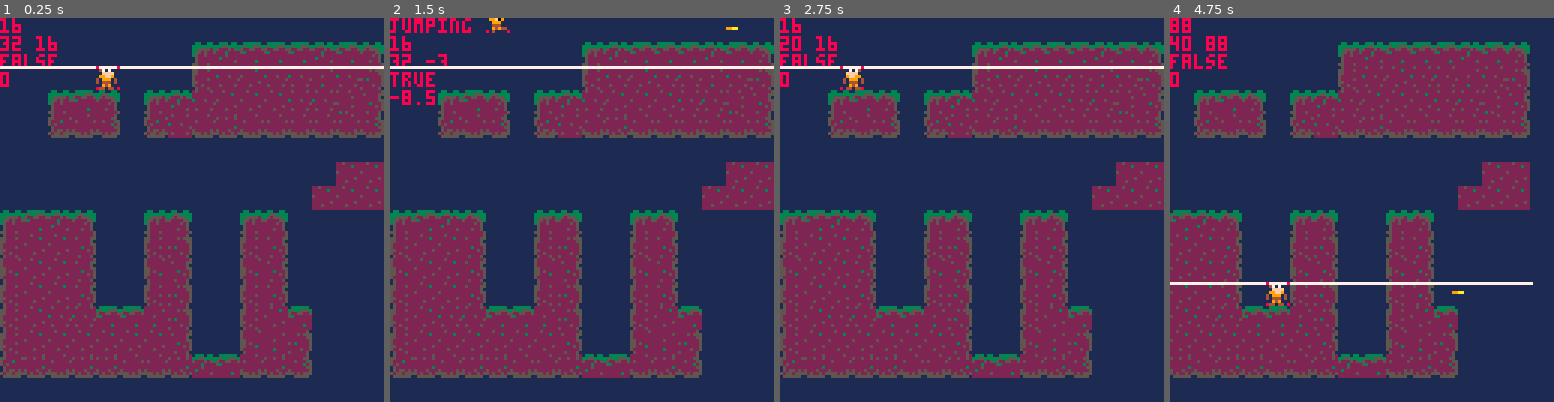
Above: before the commit, frames 1-4 (left to right).
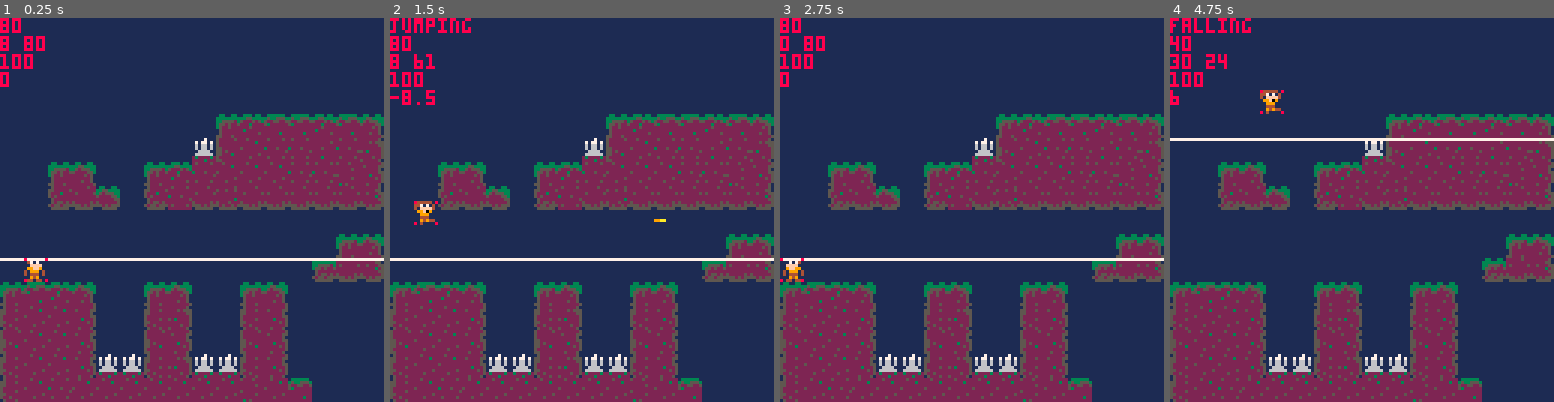
Above: after the commit, the same moments.

Repository: RicoP/picowiese
Game: PICO-8 cartridge mmm.p8
The game is run twice, just before and just after one commit, with the same random seed, the same clock (stepped at 60 frames per second) and the same inputs.
Inputs:
- Up to frame 1 (0.25 s): no input
- Up to frame 2 (1.5 s): tap O (Z key) at 0.33, 0.7, 1.43 s; tap X (X key) at 1.07 s
- Up to frame 3 (2.75 s): hold Left 1.97-2.37 s; tap X (X key) at 2.07, 2.4, 2.73 s; tap O (Z key) at 2.22 s; hold Down from 2.42 s (still down)
- Up to frame 4 (4.75 s): release Down at 2.82 s; hold Right 2.87-3.53 s; tap X (X key) every 0.33 s from 3.07 to 4.73 s; tap O (Z key) at 3.1, 3.98 s; hold Up 3.58-4.08 s; hold Right 4.13-4.53 s; hold Down from 4.58 s (still down)

The runs differ from the first frame. In frame 1, 51% of the frame differs, in the area x 0-100%, y 0-100%; in frame 2, 51%; in frame 3, 51%; in frame 4, 53%.

Commit message:
new tiles

Diff:
--- a/mmm.p8
+++ b/mmm.p8
@@ -10,6 +10,7 @@
 
 --player
 p = {x = 10, y = 10}
+p.health = 100
 p.state = p_state_stand
 p.slide_frames = 0
 p.direction = 1
@@ -18,6 +19,7 @@
 
 --flags
 flag_ground=0
+flag_instadeath=1
 
 --melons == bullets
 melons = {}
@@ -82,13 +84,12 @@
 
  --melon logic
  for i,melon in pairs(melons) do
-  --print(i)
   melon.x += melon.direction * melon_speed
  end
 
  print(p.groundlevel)
  print(p.x .. " " .. p.y)
- print(p.y < p.groundlevel)
+ print(p.health)
  print(p.jumpvel)
 end
 
@@ -187,12 +188,19 @@
  if x1 < 0 then return end
 
  local tl = mget(x1/8,p.y/8)
- if tl != 0 then return end
+ if fget(tl, flag_ground) then return end
 
  local tr = mget((x1+7)/8,p.y/8)
- if tr != 0 then return end
+ if fget(tr, flag_ground) then return end
 
  p.x = x1
+end
+
+function check_hero_touch(x,y)
+ local t = mget(x/8,y/8)
+ if fget(t, flag_instadeath) then
+  p.health = 0
+ end
 end
 
 function hero_movement()
@@ -213,8 +221,14 @@
  apply_hero_falling()
  apply_hero_jumping()
  apply_hero_movement()
+
  if oldx == p.x then
   p.state = p_state_stand
+ end
+
+ if p.state != p_state_jump then
+  check_hero_touch(p.x,p.y+8)
+  check_hero_touch(p.x+8,p.y+8)
  end
 end
 
@@ -286,24 +300,27 @@
 
 
 __gff__
-0000000000010101010000000000000000000000000101010100000000000000000000000001010101000000000000000000000000010101010000000000000000000000000000000000000000000000000000000000000000000000000000000000000000000000000000000000000000000000000000000000000000000000
+0000000000010101010101010100000000000000000101010100000000000000000300000001010101000000000000000000000000010101010000000000000000000000000000000000000000000000000000000000000000000000000000000000000000000000000000000000000000000000000000000000000000000000
 0000000000000000000000000000000000000000000000000000000000000000000000000000000000000000000000000000000000000000000000000000000000000000000000000000000000000000000000000000000000000000000000000000000000000000000000000000000000000000000000000000000000000000
 __map__
 0000000000000000000000000000000000000000000000000000000000000000000000000000000000000000000000000000000000000000000000000000000000000000000000000000000000000000000000000000000000000000000000000000000000000000000000000000000000000000000000000000000000000000
-0000000000000000050607070706070800000000000000000000000000000000000000000000000000000000000000000000000000000000000000000000000000000000000000000000000000000000000000000000000000000000000000000000000000000000000000000000000000000000000000000000000000000000
-0000000001000000252616262627262800000000000000000000000000000000000000000000000000000000000000000000000000000000000000000000000000000000000000000000000000000000000000000000000000000000000000000000000000000000000000000000000000000000000000000000000000000000
-0000050708000506261616162626171800000000000000000000000000000000000000000000000000000000000000000000000000000000000000000000000000000000000000000000000000000000000000000000000000000000000000000000000000000000000000000000000000000000000000000000000000000000
-0000353738003526373637373737373800000000000000000000000000000000000000000000000000000000000000000000000000000000000000000000000000000000000000000000000000000000000000000000000000000000000000000000000000000000000000000000000000000000000000000000000000000000
-0000000000000000000000000000000000000000000000000000000000000000000000000000000000000000000000000000000000000000000000000000000000000000000000000000000000000000000000000000000000000000000000000000000000000000000000000000000000000000000000000000000000000000
-0000000000000000000000000000161600000000000000000000000000000000000000000000000000000000000000000000000000000000000000000000000000000000000000000000000000000000000000000000000000000000000000000000000000000000000000000000000000000000000000000000000000000000
-0000000000000000000000000016161600000000000000000000000000000000000000000000000000000000000000000000000000000000000000000000000000000000000000000000000000000000000000000000000000000000000000000000000000000000000000000000000000000000000000000000000000000000
+0000000000000000000000000000000000000000000000000000000000000000000000000000000000000000000000000000000000000000000000000000000000000000000000000000000000000000000000000000000000000000000000000000000000000000000000000000000000000000000000000000000000000000
+0000000000000000000000000000000000000000000000000000000000000000000000000000000000000000000000000000000000000000000000000000000000000000000000000000000000000000000000000000000000000000000000000000000000000000000000000000000000000000000000000000000000000000
+0000000000000000000000000000000000000000000000000000000000000000000000000000000000000000000000000000000000000000000000000000000000000000000000000000000000000000000000000000000000000000000000000000000000000000000000000000000000000000000000000000000000000000
+0000000000000000000506070706070800000000000000000000000000000000000000000000000000000000000000000000000000000000000000000000000000000000000000000000000000000000000000000000000000000000000000000000000000000000000000000000000000000000000000000000000000000000
+0000000000000000211516262627262800000000000000000000000000000000000000000000000000000000000000000000000000000000000000000000000000000000000000000000000000000000000000000000000000000000000000000000000000000000000000000000000000000000000000000000000000000000
+0000050800000506261616162626171800000000000000000000000000000000000000000000000000000000000000000000000000000000000000000000000000000000000000000000000000000000000000000000000000000000000000000000000000000000000000000000000000000000000000000000000000000000
+000035370c003526373637373737373800000000000000000000000000000000000000000000000000000000000000000000000000000000000000000000000000000000000000000000000000000000000000000000000000000000000000000000000000000000000000000000000000000000000000000000000000000000
+0000000000000000000000000000000000000000000000000000000000000000000000000000000000000000000000000000000000000000000000000000000000000000000000000000000000000000000000000000000000000000000000000000000000000000000000000000000000000000000000000000000000000000
+0000000000000000000000000000050800000000000000000000000000000000000000000000000000000000000000000000000000000000000000000000000000000000000000000000000000000000000000000000000000000000000000000000000000000000000000000000000000000000000000000000000000000000
+0001000000000000000000000009373800000000000000000000000000000000000000000000000000000000000000000000000000000000000000000000000000000000000000000000000000000000000000000000000000000000000000000000000000000000000000000000000000000000000000000000000000000000
 0507060800000508000005080000000000000000000000000000000000000000000000000000000000000000000000000000000000000000000000000000000000000000000000000000000000000000000000000000000000000000000000000000000000000000000000000000000000000000000000000000000000000000
 2516161800002528000025180000000000000000000000000000000000000000000000000000000000000000000000000000000000000000000000000000000000000000000000000000000000000000000000000000000000000000000000000000000000000000000000000000000000000000000000000000000000000000
 1516161800001518000015180000000000000000000000000000000000000000000000000000000000000000000000000000000000000000000000000000000000000000000000000000000000000000000000000000000000000000000000000000000000000000000000000000000000000000000000000000000000000000
-2516161800002528000025180000000000000000000000000000000000000000000000000000000000000000000000000000000000000000000000000000000000000000000000000000000000000000000000000000000000000000000000000000000000000000000000000000000000000000000000000000000000000000
-2516262607072728000025160700000000000000000000000000000000000000000000000000000000000000000000000000000000000000000000000000000000000000000000000000000000000000000000000000000000000000000000000000000000000000000000000000000000000000000000000000000000000000
-2516161616161618000015272800000000000000000000000000000000000000000000000000000000000000000000000000000000000000000000000000000000000000000000000000000000000000000000000000000000000000000000000000000000000000000000000000000000000000000000000000000000000000
-3536373636373736060737363800000000000000000000000000000000000000000000000000000000000000000000000000000000000000000000000000000000000000000000000000000000000000000000000000000000000000000000000000000000000000000000000000000000000000000000000000000000000000
-
-
-
+2516161821212528212125180000000000000000000000000000000000000000000000000000000000000000000000000000000000000000000000000000000000000000000000000000000000000000000000000000000000000000000000000000000000000000000000000000000000000000000000000000000000000000
+2516261616161616161617160700000000000000000000000000000000000000000000000000000000000000000000000000000000000000000000000000000000000000000000000000000000000000000000000000000000000000000000000000000000000000000000000000000000000000000000000000000000000000
+2516161616161617171717272800000000000000000000000000000000000000000000000000000000000000000000000000000000000000000000000000000000000000000000000000000000000000000000000000000000000000000000000000000000000000000000000000000000000000000000000000000000000000
+0036373636373736060737363800000000000000000000000000000000000000000000000000000000000000000000000000000000000000000000000000000000000000000000000000000000000000000000000000000000000000000000000000000000000000000000000000000000000000000000000000000000000000
+
+
+
Not shown, changed: 17 lines of the sprite sheet (__gfx__) section of mmm.p8
